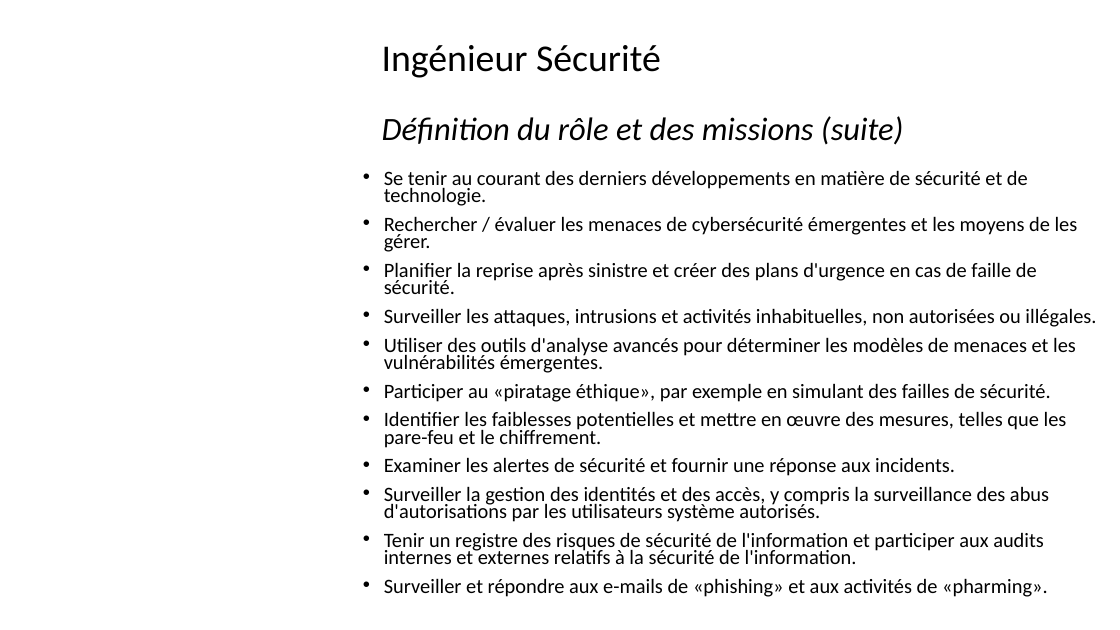
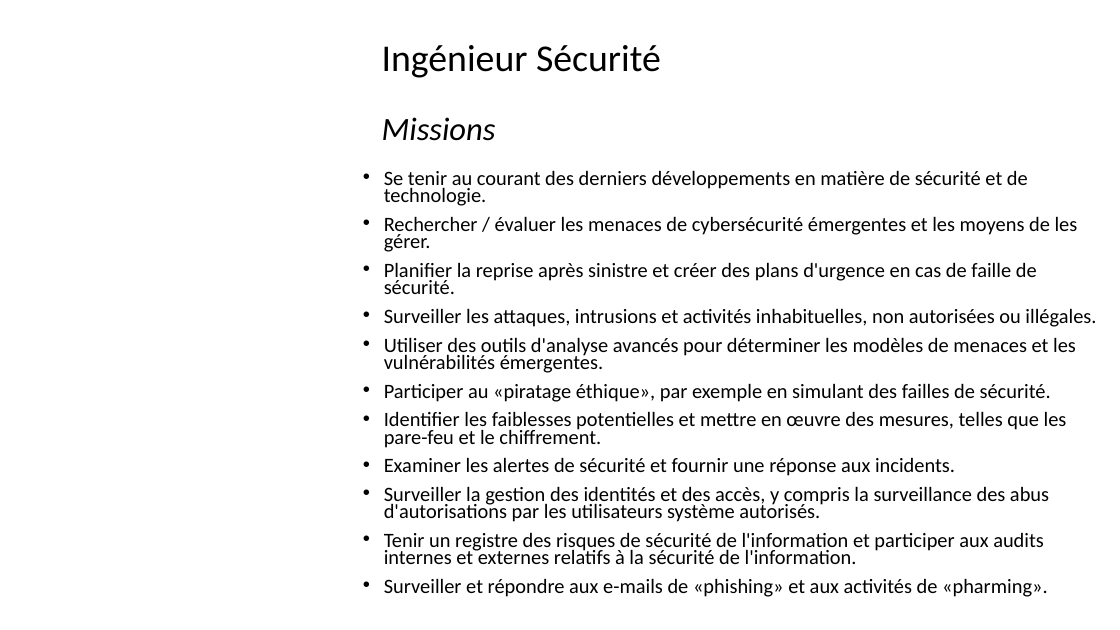
Before and after one commit to Solifred38/cv, a slide deck: slide 41 of Profils_jobs_it.pptx. Drawn at 1120x630 pixels with LibreOffice and Linux fonts; fonts in the diff are those of the drawing; background and template pictures are left out. Boxes give left, top, right and bottom in pixels: in the first picture for what was removed or moved away, otherwise in the second. Text is boxed around its words. In the diff, an @@ line names an element or a change of style, - is before the commit and + after.

```diff
--- a/Profils_jobs_it.pptx
+++ b/Profils_jobs_it.pptx
@@ text at (382,45,661,141): text changed; size 27.9 to 32.4 pt; italic off @@
-Ingénieur Sécurité
-Définition du rôle et des missions (suite)
+Ingénieur Sécurité
+Missions
```
Also in this commit, not shown: 29 other slides changed, 2 slides added.
